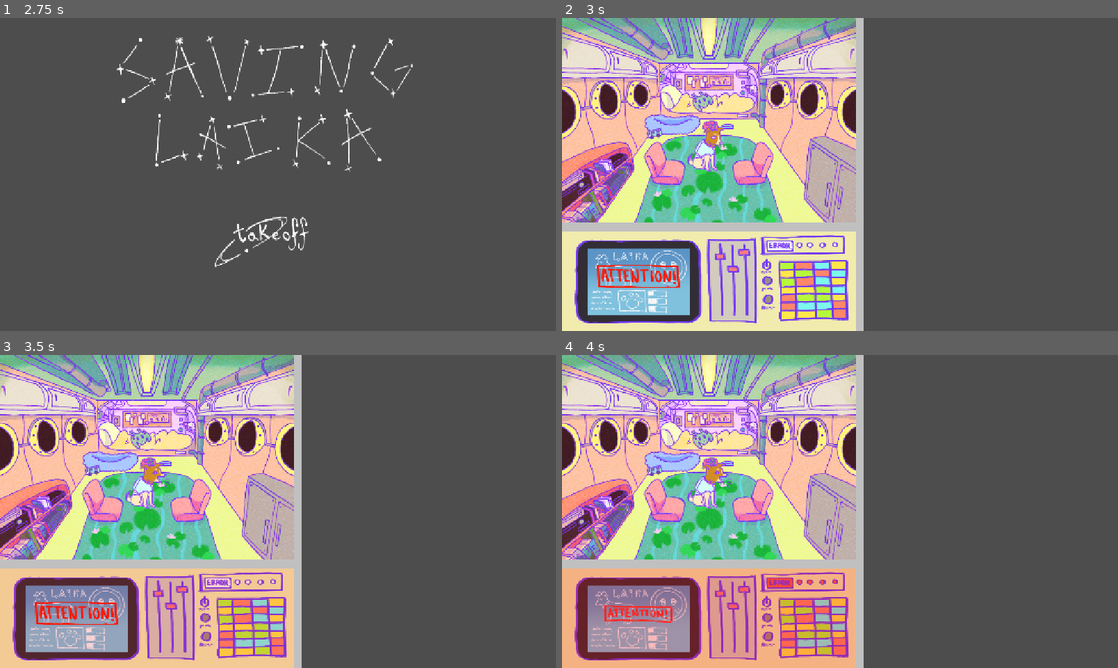
Above: before the commit, frames 1-4 (two rows, left to right).
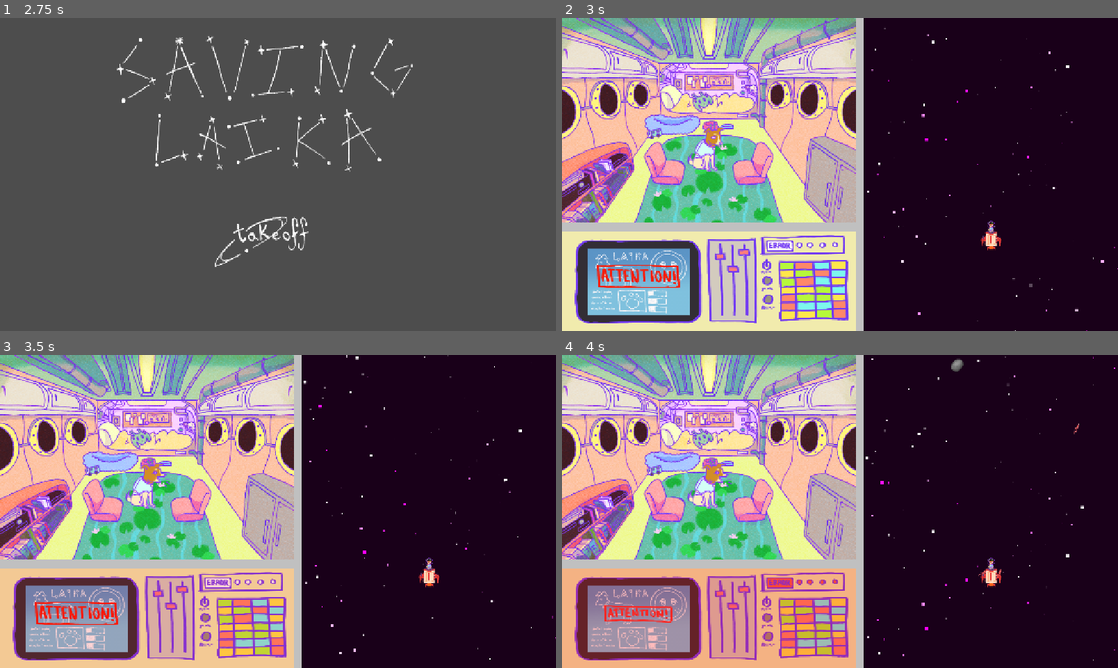
Above: after the commit, the same moments.

Repository: AverySimmons/Laika
Game: Godot game, scene res://01_Source/00_Main/00_Root/root_manager.tscn
Two runs of this game, one before a commit and one after it. Both use one fixed random seed, a clock stepped at 60 frames per second and the inputs below.
Inputs (mouse positions are in pixels of both pictures, inside the frame that each line leads up to):
- Up to frame 1 (2.75 s): move the mouse to (400, 158) at 0.52 s; press the mouse at (400, 158) at 0.53 s; hold Right (arrow_right) 0.53-1.28 s; tap Enter at 1.25 s; move the mouse to (166, 190) at 1.27 s; release the mouse at (166, 190) at 1.28 s; hold Down (arrow_down) 1.28-2.03 s; click (166, 190) at 1.35 s; tap Space at 2 s; move the mouse to (333, 105) at 2.02 s; press the mouse at (333, 105) at 2.03 s; hold Right (arrow_right) from 2.03 s (still down)
- Up to frame 2 (3 s): tap Enter at 2.75 s; move the mouse to (812, 237) at 2.77 s; release Right (arrow_right) at 2.78 s; release the mouse at (812, 237) at 2.78 s; hold Up (arrow_up) from 2.78 s (still down); click (812, 237) at 2.85 s
- Up to frame 3 (3.5 s): keep holding Up (arrow_up)
- Up to frame 4 (4 s): move the mouse to (1006, 558) at 3.52 s; release Up (arrow_up) at 3.53 s; press the mouse at (1006, 558) at 3.53 s; hold Left (arrow_left) from 3.53 s (still down)

Frame 1 is identical in both runs. In frame 2, 46% of the frame differs, in the area x 54-100%, y 0-100%; in frame 3, 46%; in frame 4, 46%.
Error after the commit: Invalid call. Nonexistent function 'handle_mouse' in base 'Nil'. (res://01_Source/00_Main/01_Game/game_manager.gd:51)

Commit message:
mouse stuff

Diff:
--- a/01_Source/00_Main/01_Game/game_manager.gd
+++ b/01_Source/00_Main/01_Game/game_manager.gd
@@ -48,7 +48,7 @@
 
 		var mouse_pos = get_global_mouse_position()
 		var local_mouse_pos = mouse_pos - space_container.global_position
-		#space.handle_mouse(local_mouse_pos, is_click, is_held)
+		space.handle_mouse(local_mouse_pos, is_click, is_held)
 
 	else:
 		var is_click = Input.is_action_just_pressed("click")
--- a/01_Source/00_Main/01_Game/game_manager.tscn
+++ b/01_Source/00_Main/01_Game/game_manager.tscn
@@ -1,7 +1,8 @@
-[gd_scene load_steps=9 format=3 uid="uid://dessid8kik7r8"]
+[gd_scene load_steps=10 format=3 uid="uid://dessid8kik7r8"]
 
 [ext_resource type="Script" uid="uid://v3dj5mt8ovw0" path="res://01_Source/00_Main/01_Game/game_manager.gd" id="1_gu7u4"]
 [ext_resource type="PackedScene" uid="uid://c31iito6ph7xe" path="res://01_Source/02_Cockpit/00_Level/cockpit_level.tscn" id="2_kcsw3"]
+[ext_resource type="PackedScene" uid="uid://dkr0c766kjsno" path="res://01_Source/03_Space/00_Level/space_level.tscn" id="3_kcsw3"]
 [ext_resource type="Texture2D" uid="uid://1nlclkyx5mch" path="res://00_Assets/00_Sprites/cockpit sprites/control_panel_default.png" id="3_pq62w"]
 [ext_resource type="Texture2D" uid="uid://cno1d0cmjxn5x" path="res://00_Assets/00_Sprites/cockpit sprites/control_panel_error_spritesheet.png" id="4_vfwyv"]
 
@@ -222,3 +223,5 @@
 handle_input_locally = false
 size = Vector2i(585, 720)
 render_target_update_mode = 4
+
+[node name="SpaceLevel" parent="Control/ScreenContainer/SpaceContainer/SubViewport" instance=ExtResource("3_kcsw3")]
--- a/01_Source/03_Space/00_Level/space_level_manager.gd
+++ b/01_Source/03_Space/00_Level/space_level_manager.gd
@@ -19,3 +19,6 @@
 	player.global_position = Vector2(292.5, 500)
 	player.projectiles = projectiles
 	pass
+
+func handle_mouse(local_mouse_pos, is_click, is_held) -> void:
+	pass
Not shown: 1 places in 01_Source/03_Space/02_Enemies/ranged_enemy.tscn that only renumber resources
